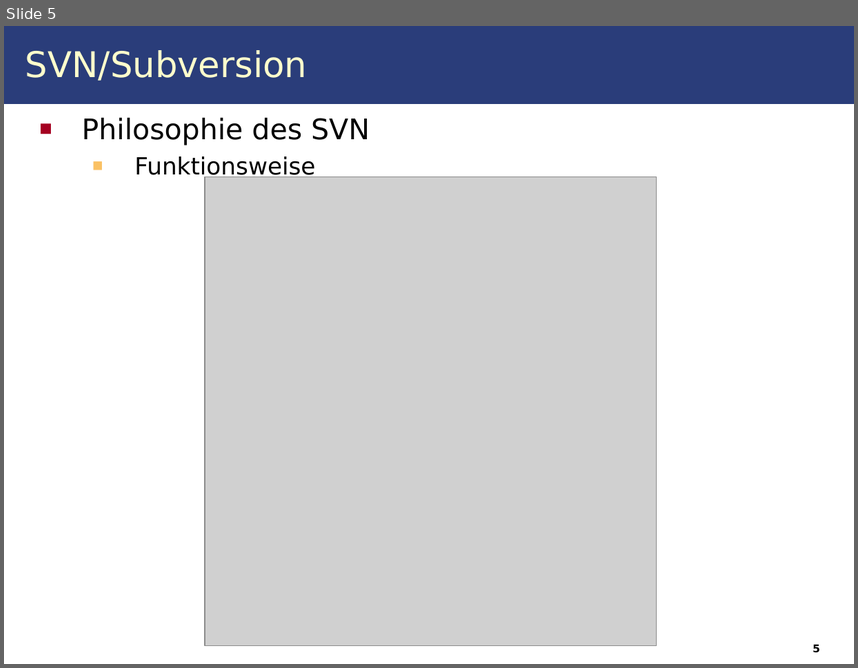
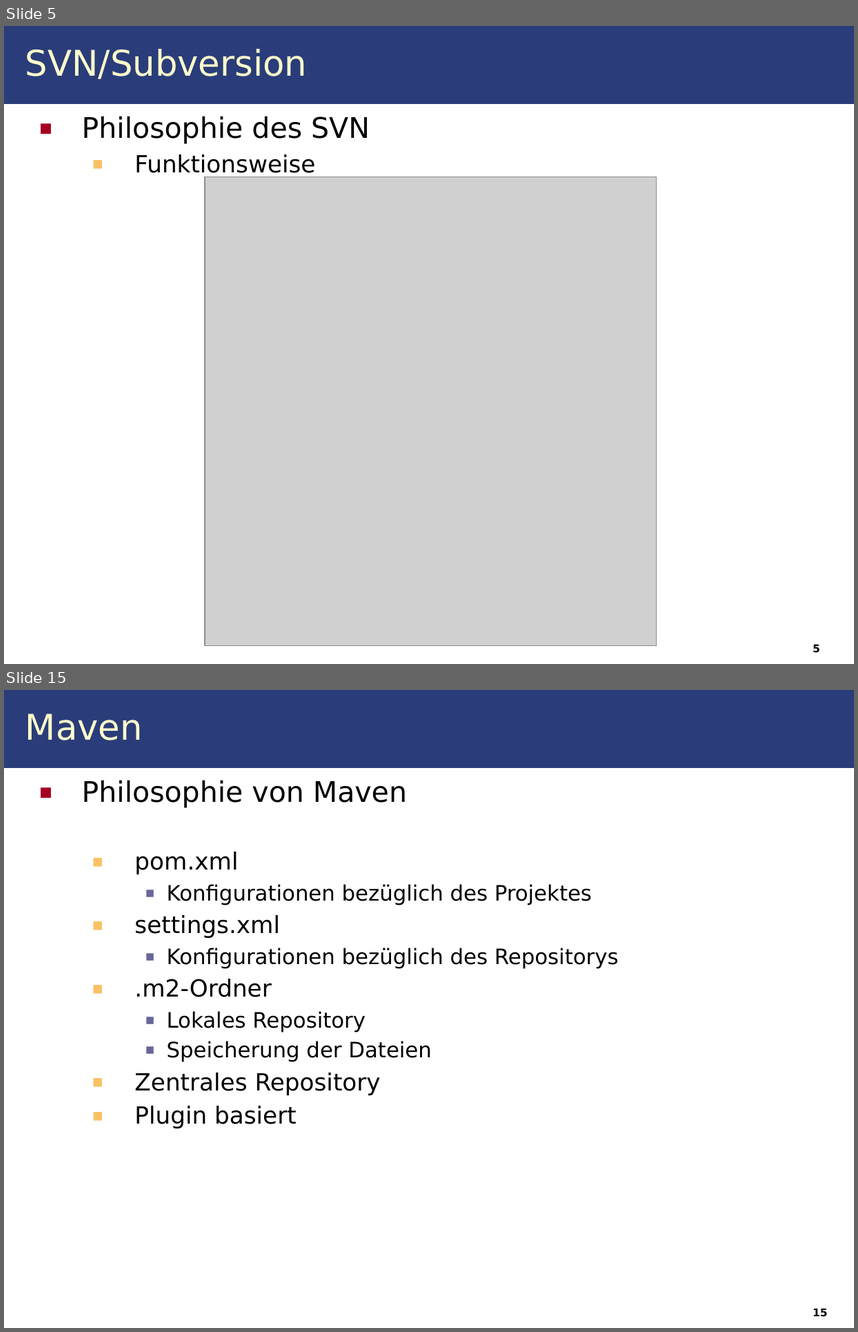
Before and after one commit to IAAS/decidr, a slide deck: seminars/at/Seminar.ppt. Shown one above the other, each under a label of ours: slide 5 before the commit, slides 5 and 15 after it; the slides between them are not shown. The pictures are 858x668 and 858x1332 pixels, drawn with LibreOffice and Linux fonts; fonts in the diff are those of the drawing; grey boxes stand for pictures. Boxes give left, top, right and bottom in pixels: in the first picture for what was removed or moved away, otherwise in the second. Text is boxed around its words. In the diff, an @@ line names an element or a change of style, - is before the commit and + after.

```diff
--- a/seminars/at/Seminar.ppt
+++ b/seminars/at/Seminar.ppt
@@ slide 15 added at <box>4,690,854,1328</box>, background #FFFFFF; not listed: 1 template element that a slide beside it also shows @@
@@ title added at <box>25,713,143,740</box>, 30 pt, text #FFFFCC @@
+Maven
@@ text added at <box>82,780,619,1128</box>, 18 pt, text #000000 @@
+■ Philosophie von Maven
+  ■ pom.xml
+    ■ Konfigurationen bezüglich des Projektes
+  ■ settings.xml
+    ■ Konfigurationen bezüglich des Repositorys
+  ■ .m2-Ordner
+    ■ Lokales Repository
+    ■ Speicherung der Dateien
+  ■ Zentrales Repository
+  ■ Plugin basiert
@@ page number added at <box>813,1308,827,1317</box>, 9 pt, text #000000, bold @@
+15
@@ slide 5 changed as well @@
@@ title "SVN/Subversion" at <box>25,49,308,79</box>: line spacing 1 to 0.97 @@
@@ text "Philosophie des SVN" at <box>82,116,370,178</box>: line spacing 1 to 0.97 @@
```
Also in this commit, not shown: 5 other slides changed, 13 other slides added, 9 other files.
